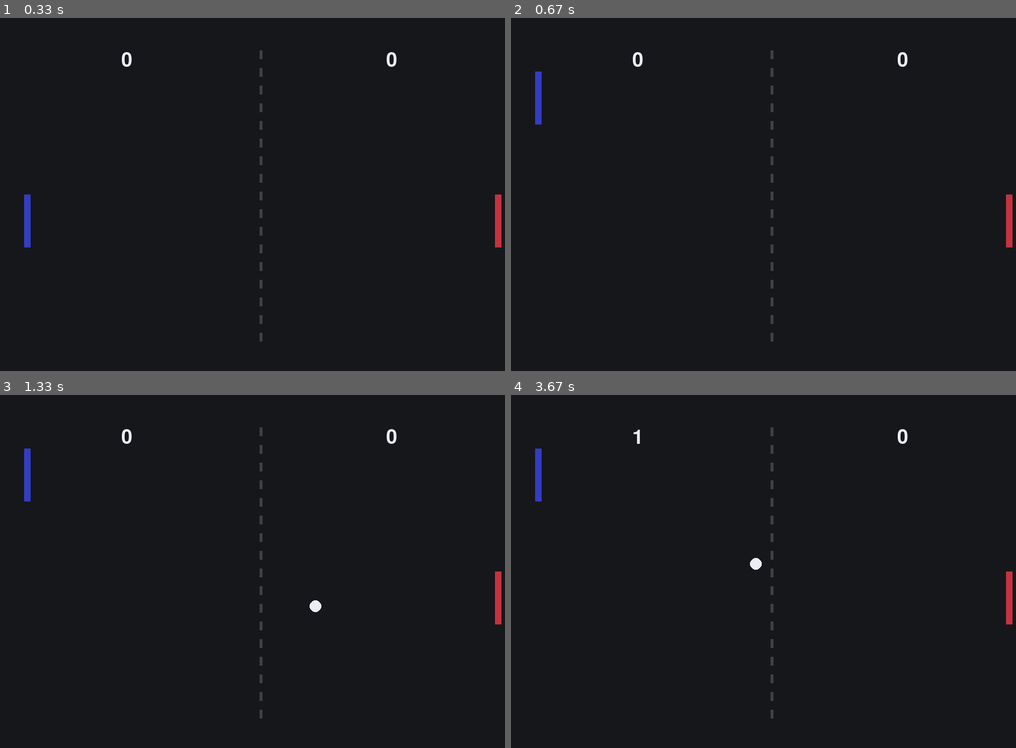
Above: before the commit, frames 1-4 (two rows, left to right).
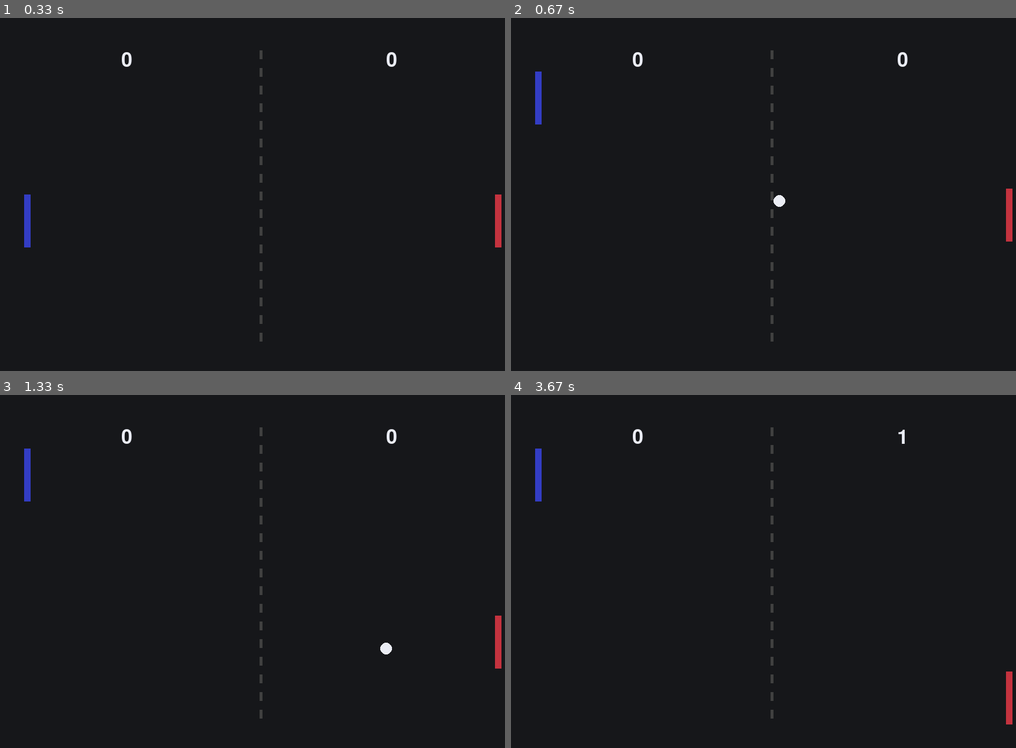
Above: after the commit, the same moments.

Repository: cwrlcarl/pygame-mini-games
Game: pygame game, started from pong-game/src/main.py
Same seed, same stepped clock (60 frames per second), same inputs: the game is played once before the commit and once after it.
Inputs:
- Up to frame 1 (0.33 s): no input
- Up to frame 2 (0.67 s): hold W from 0.33 s (still down)
- Up to frame 3 (1.33 s): release W at 0.8 s; hold S 0.83-1.13 s; hold W from 1.17 s (still down)
- Up to frame 4 (3.67 s): release W at 1.53 s; hold S 1.57-1.93 s; hold W 1.97-2.27 s; hold S 2.3-2.6 s; hold W 2.63-3 s; hold S 3.03-3.4 s; hold W from 3.43 s (still down)

Frame 1 is identical in both runs. In frame 2, 0.1% of the frame differs, in the area x 51-100%, y 48-65%; in frame 3, 0.4%; in frame 4, 0.6%, in the area x 24-100%, y 9-94%.

Commit message:
Fix bugs

Diff:
--- a/pong-game/src/game.py
+++ b/pong-game/src/game.py
@@ -13,11 +13,12 @@
         self.ui_starting_y = 55
         self.start_time = None
         self.game_over = None
+        self.ball = None
         self._initialize_game_state()
 
     def _initialize_game_state(self):
         self.ball = None
-        self.ball_speed = 10
+        self.ball_speed = 12
         self.paddle1 = Paddle(50, SCREEN_HEIGHT // 2, PLAYER_PADDLE_COLOR)
         self.paddle2 = Paddle(SCREEN_WIDTH - 50, SCREEN_HEIGHT // 2, ENEMY_PADDLE_COLOR)
         self.player_score = 0
@@ -71,28 +72,10 @@
             self.start_time = pygame.time.get_ticks()
         current_time = pygame.time.get_ticks()
         elapsed_time = current_time - self.start_time
-        if elapsed_time > 1000:
+        if elapsed_time > 600:
+            SPAWN_SFX.play()
             self._spawn_ball()
             self.start_time = None
-
-    def handle_score(self):
-        if self.ball is not None:
-            if self.ball.rect.right < 0:
-                if not self.ball.scored:
-                    self.ball.scored = True
-                    self.enemy_score += 1
-                if not self.game_over:
-                    self.respawn_ball()
-            if self.ball.rect.left > SCREEN_WIDTH:
-                if not self.ball.scored:
-                    self.ball.scored = True
-                    self.player_score += 1
-                if not self.game_over:
-                    self.respawn_ball()
-
-        if (self.player_score == self.winning_score or
-                self.enemy_score == self.winning_score):
-            self.game_over = True
 
     def check_overlap(self, paddle):
         overlap = self.ball.rect.centery - paddle.rect.centery
@@ -102,19 +85,46 @@
         else:
             self.ball.dy = max(-8, min(8, overlap / half_height * 8))
 
+    def handle_score(self):
+        if self.ball is not None:
+            if self.ball.rect.right < 0:
+                if not self.ball.scored:
+                    SCORE_SFX.play()
+                    self.ball.scored = True
+                    self.enemy_score += 1
+                    self.ball = None
+                if not self.game_over:
+                    self.respawn_ball()
+            elif self.ball.rect.left > SCREEN_WIDTH:
+                if not self.ball.scored:
+                    SCORE_SFX.play()
+                    self.ball.scored = True
+                    self.player_score += 1
+                    self.ball = None
+                if not self.game_over:
+                    self.respawn_ball()
+
+        if (self.player_score == self.winning_score or
+                self.enemy_score == self.winning_score) and not self.game_over:
+            GAME_OVER_SFX.play()
+            self.game_over = True
+
     def handle_collisions(self):
         if self.ball is not None:
             if self.ball.rect.colliderect(self.paddle1.rect):
+                PADDLE_HIT.play()
                 self.ball.has_bounced = True
                 self.check_overlap(self.paddle1)
                 self.ball.dx *= -1
             elif self.ball.rect.colliderect(self.paddle2.rect):
+                PADDLE_HIT.play()
                 self.ball.has_bounced = True
                 self.check_overlap(self.paddle2)
                 self.ball.dx *= -1
 
             if (self.ball.rect.top < 0 or
                     self.ball.rect.bottom > SCREEN_HEIGHT):
+                WALL_HIT.play()
                 self.ball.dy *= -1
 
             if self.ball.has_bounced:
@@ -126,8 +136,8 @@
 
         if not self.game_over:
             self.paddle1.update_paddle1()
-            self.paddle2.update_paddle2()
             if self.ball is not None:
+                self.paddle2.update_ai(self.ball)
                 self.ball.update()
 
     def events(self):
